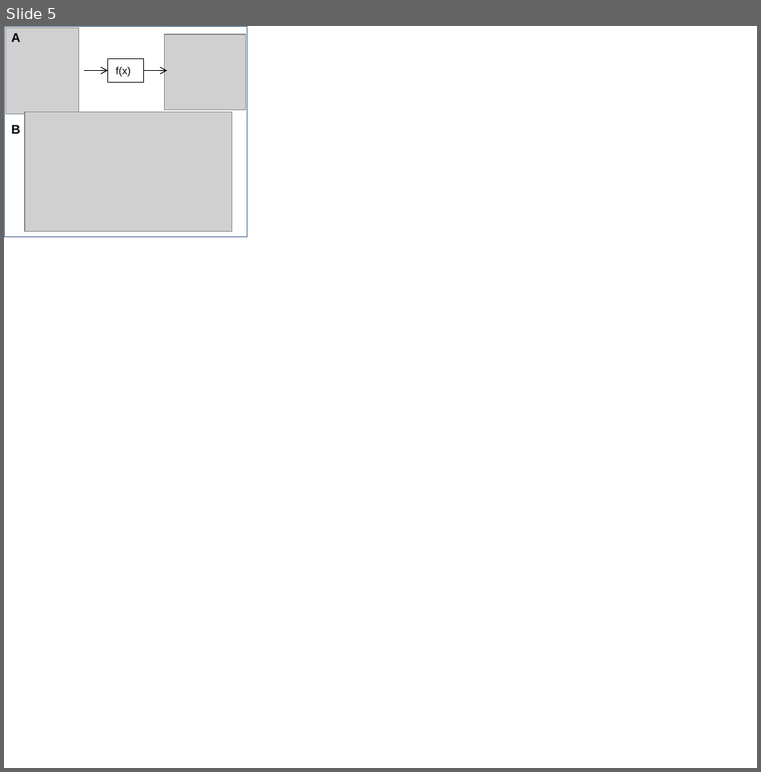
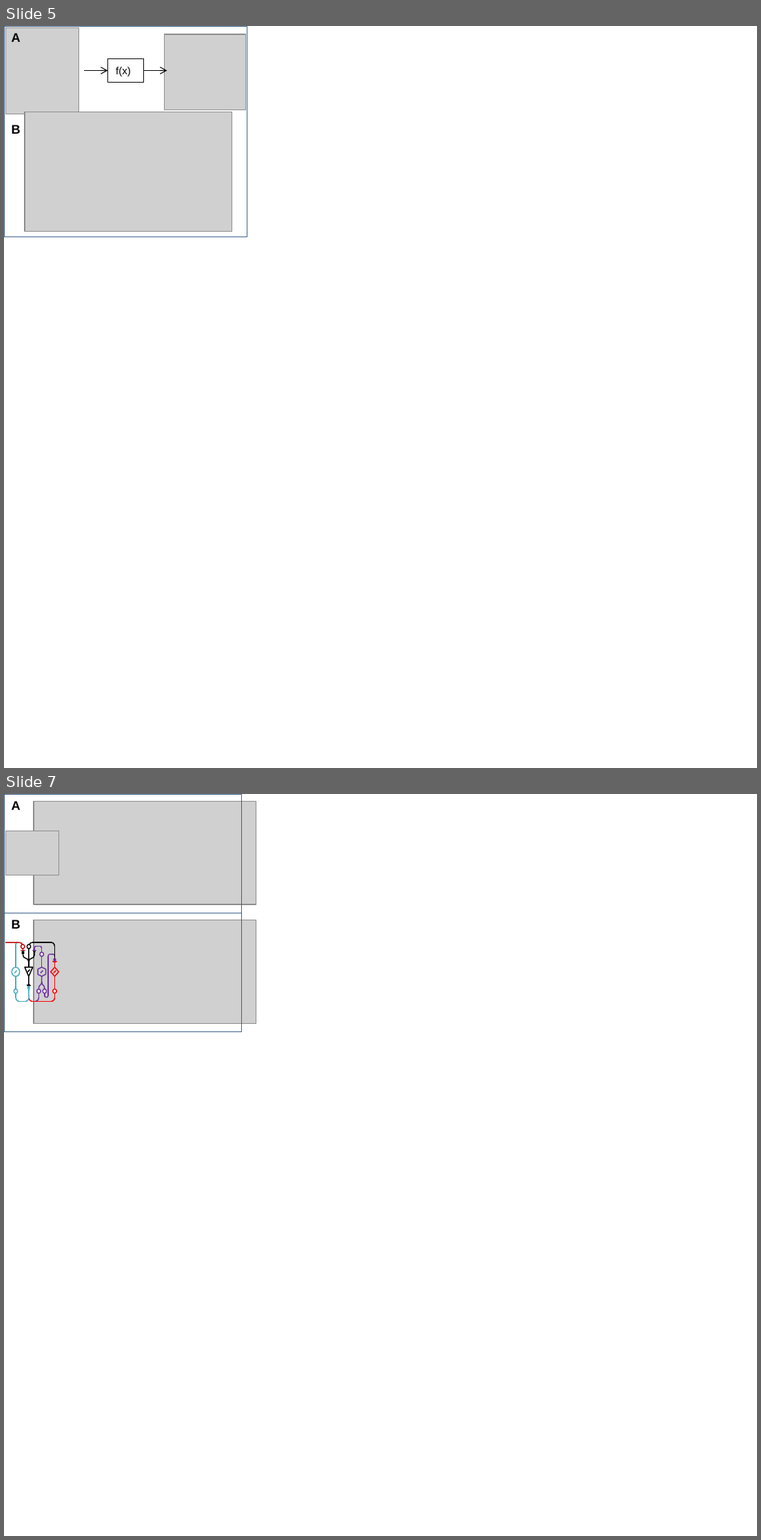
Before and after one commit to RichardBalson/Real-Data-Estimation, a slide deck: fig/EstimationFigures.pptx. Shown one above the other, each under a label of ours: slide 5 before the commit, slides 5 and 7 after it; the slides between them are not shown. The pictures are 761x772 and 761x1540 pixels, drawn with LibreOffice and Linux fonts; fonts in the diff are those of the drawing; grey boxes stand for pictures; background and template pictures are left out. Boxes give left, top, right and bottom in pixels: in the first picture for what was removed or moved away, otherwise in the second. Text is boxed around its words. In the diff, an @@ line names an element or a change of style, - is before the commit and + after.

```diff
--- a/fig/EstimationFigures.pptx
+++ b/fig/EstimationFigures.pptx
@@ slide 7 added at bbox=[4, 794, 757, 1536], background #FFFFFF @@
@@ rectangle added at bbox=[4, 794, 241, 1031], outline #3A5F8C 0.25 pt @@
@@ rectangle added at bbox=[4, 794, 241, 912], outline #3A5F8C 0.25 pt @@
@@ text added at bbox=[12, 801, 21, 810], 12 pt, text #000000, bold @@
+A
@@ picture added at bbox=[34, 802, 256, 905] @@
@@ picture added at bbox=[5, 831, 59, 875] @@
@@ text added at bbox=[12, 919, 21, 931], 12 pt, text #000000, bold @@
+B
@@ picture added at bbox=[34, 920, 256, 1023] @@
@@ group added at bbox=[5, 942, 59, 1001]: 43 lines, 16 arc (boxed as its full ellipse)s, 9 ellipses, 8 curved lines, 2 triangles, 2 rectangles, 1 hexagon, 1 diamond @@
```
Also in this commit, not shown: 2 other slides added, 6 other files.
